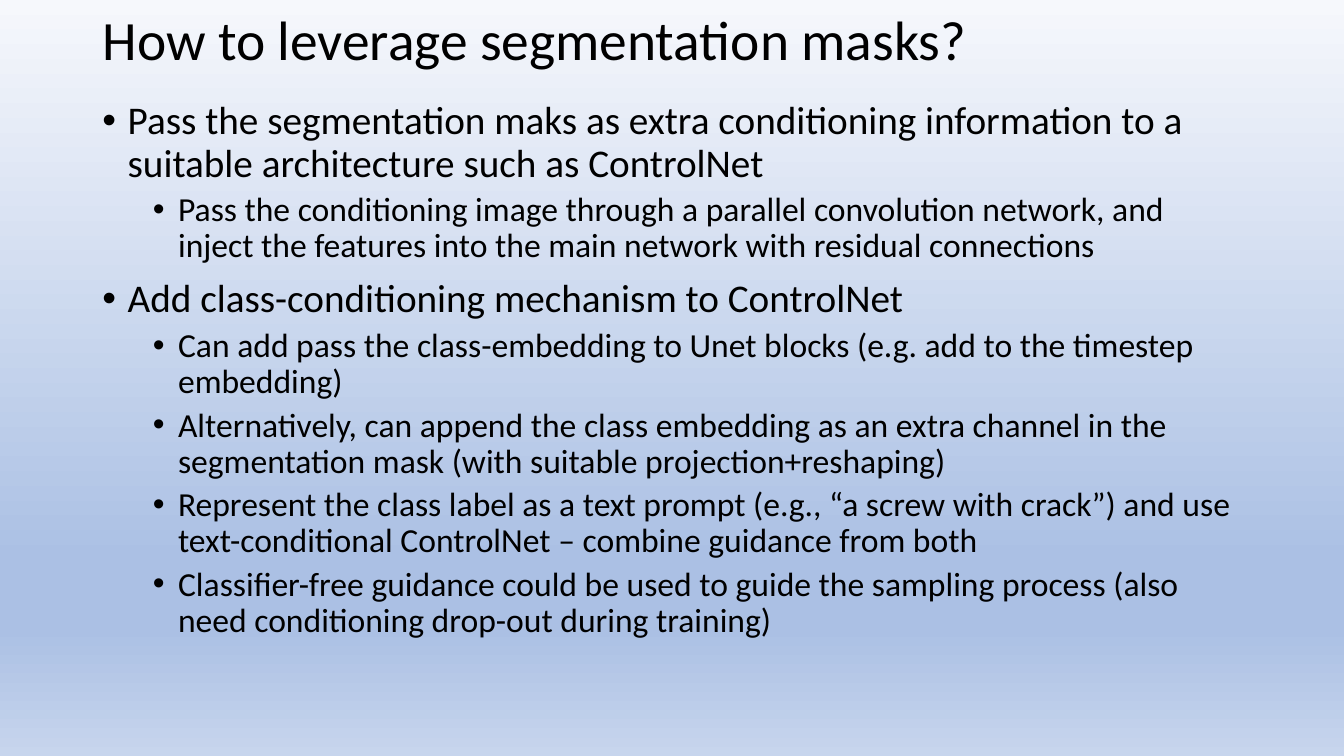
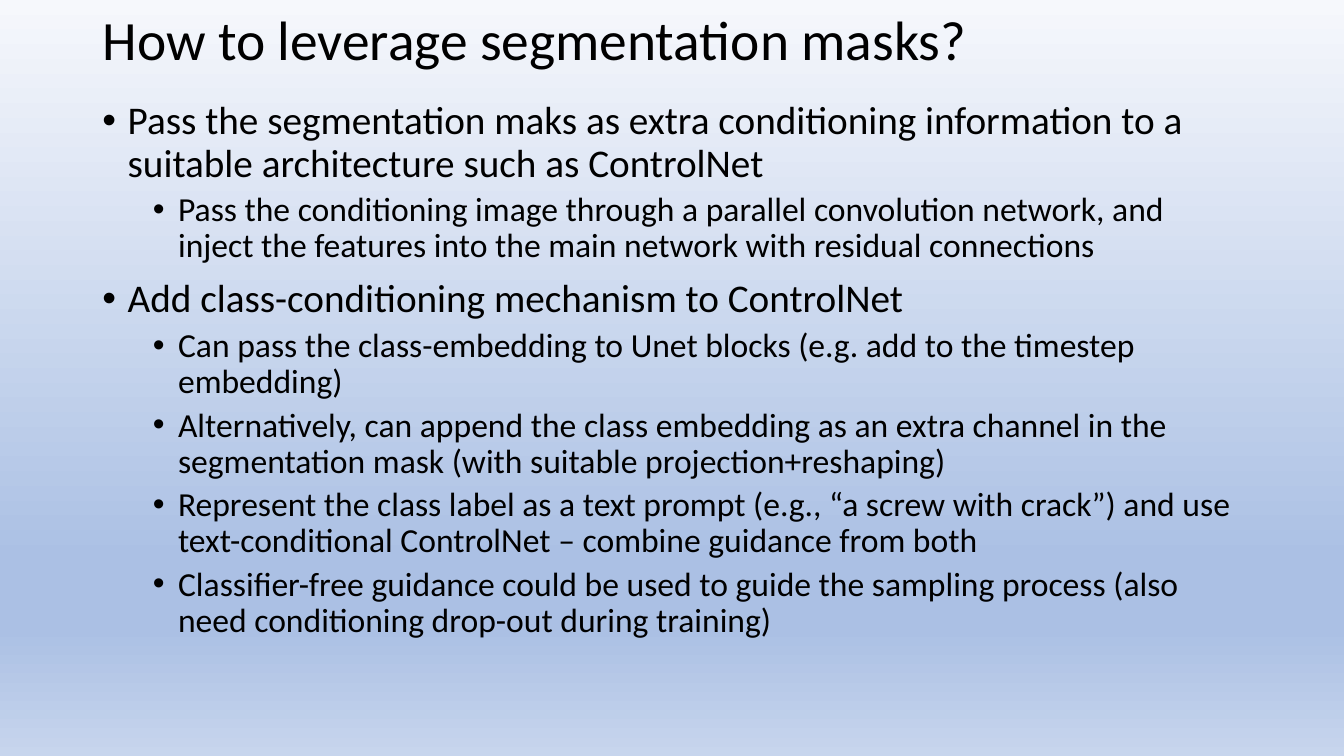
Before and after one commit to avadhutsardeshmukh/dit-finetune, a slide deck: slide 7 of AI_Challenge.pptx. Drawn at 1344x756 pixels with LibreOffice and Linux fonts; fonts in the diff are those of the drawing. Boxes give left, top, right and bottom in pixels: in the first picture for what was removed or moved away, otherwise in the second. Text is boxed around its words. In the diff, an @@ line names an element or a change of style, - is before the commit and + after.

```diff
--- a/AI_Challenge.pptx
+++ b/AI_Challenge.pptx
@@ text at (x1=178, y1=332, x2=1134, y2=399): text changed @@
-  • Can add pass the class-embedding to Unet blocks (e.g. add to the timestep embedding)
+  • Can pass the class-embedding to Unet blocks (e.g. add to the timestep embedding)
```
Also in this commit, not shown: 3 other slides changed, 1 slide added.
